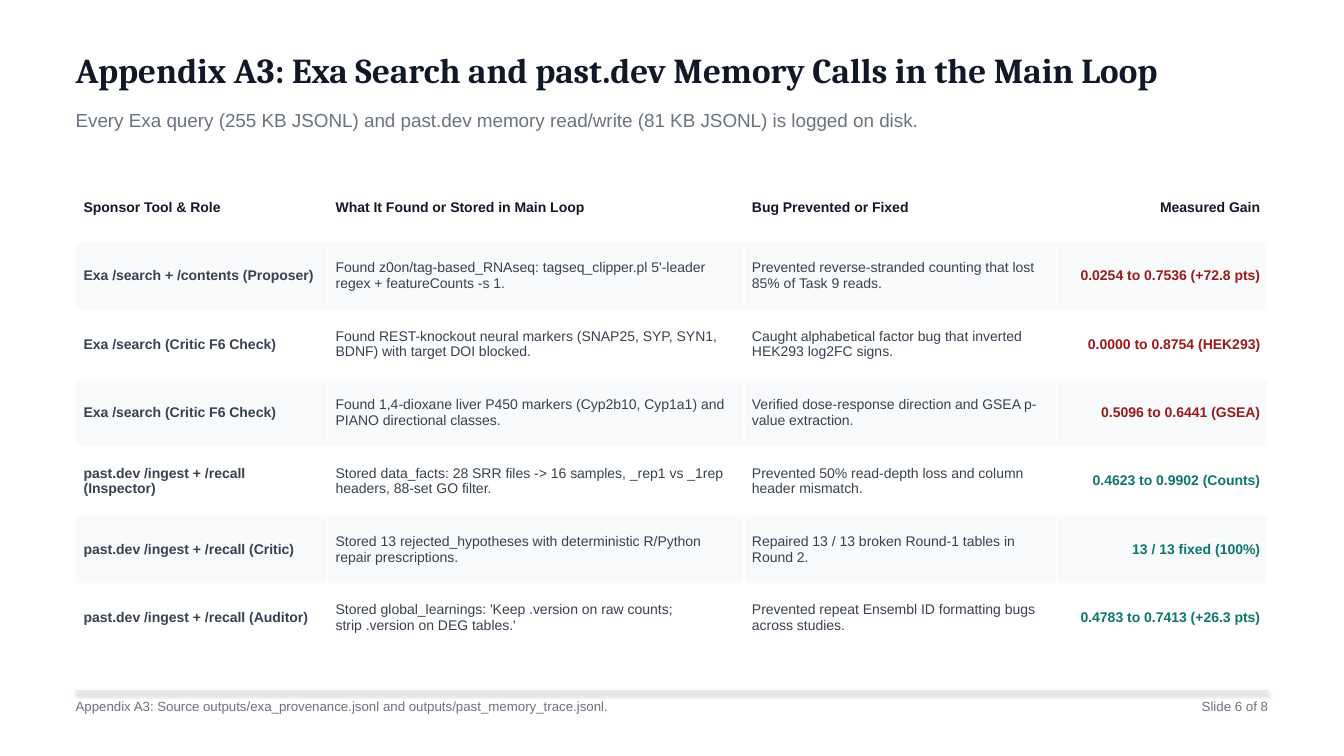
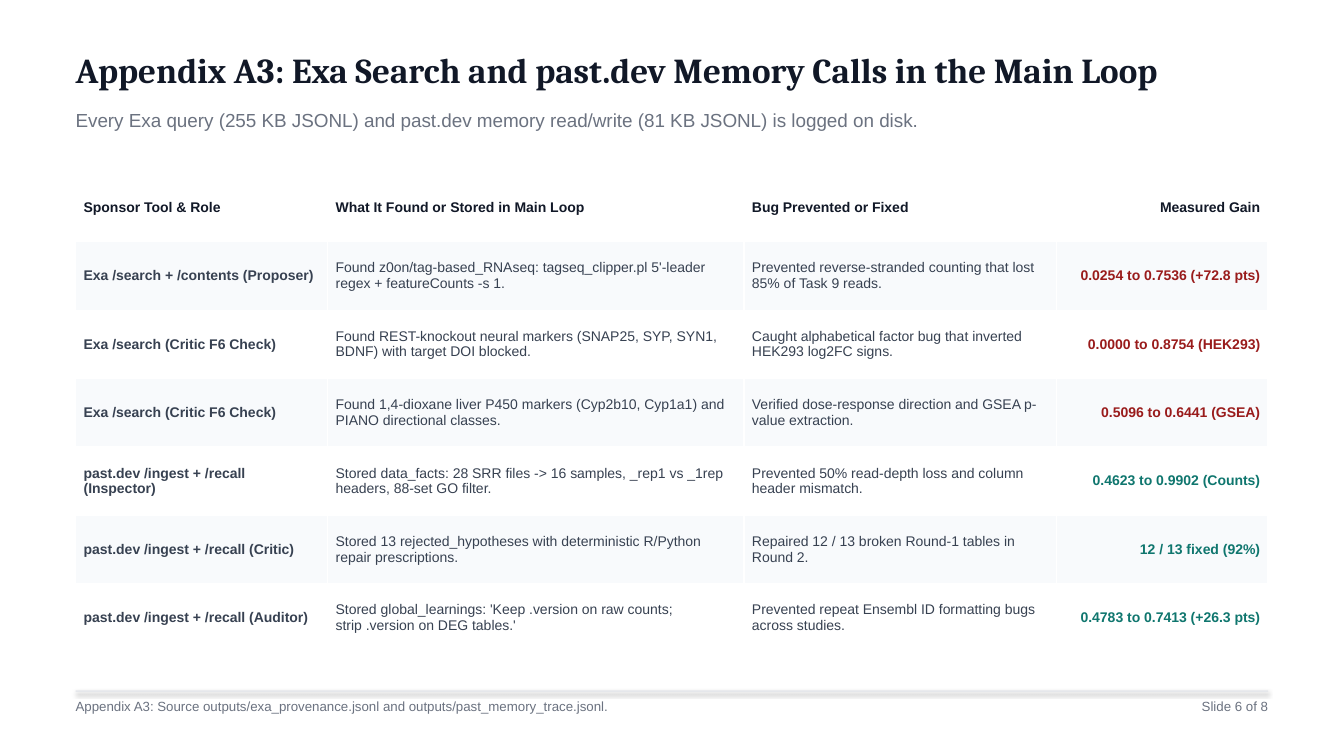
Before and after one commit to sammargolis/POPPER-Swarm, a slide deck: slide 6 of outputs/POPPER_Swarm_BixBench3_Presentation.pptx. Drawn at 1344x756 pixels with LibreOffice and Linux fonts; fonts in the diff are those of the drawing. Boxes give left, top, right and bottom in pixels: in the first picture for what was removed or moved away, otherwise in the second. Text is boxed around its words. In the diff, an @@ line names an element or a change of style, - is before the commit and + after.

```diff
--- a/outputs/POPPER_Swarm_BixBench3_Presentation.pptx
+++ b/outputs/POPPER_Swarm_BixBench3_Presentation.pptx
@@ table at <box>76,173,1268,652</box> @@
-row 6, column 3: Repaired 13 / 13 broken Round-1 tables in Round 2.
+row 6, column 3: Repaired 12 / 13 broken Round-1 tables in Round 2.
-row 6, column 4: 13 / 13 fixed (100%)
+row 6, column 4: 12 / 13 fixed (92%)
```
Also in this commit, not shown: 2 other slides changed, 27 other files.
